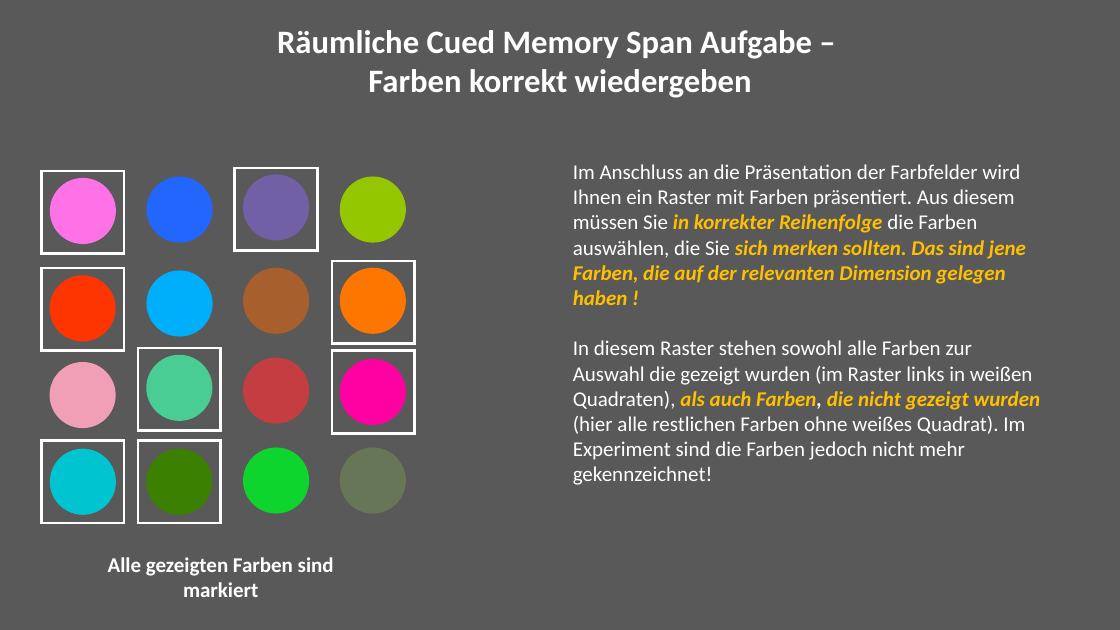
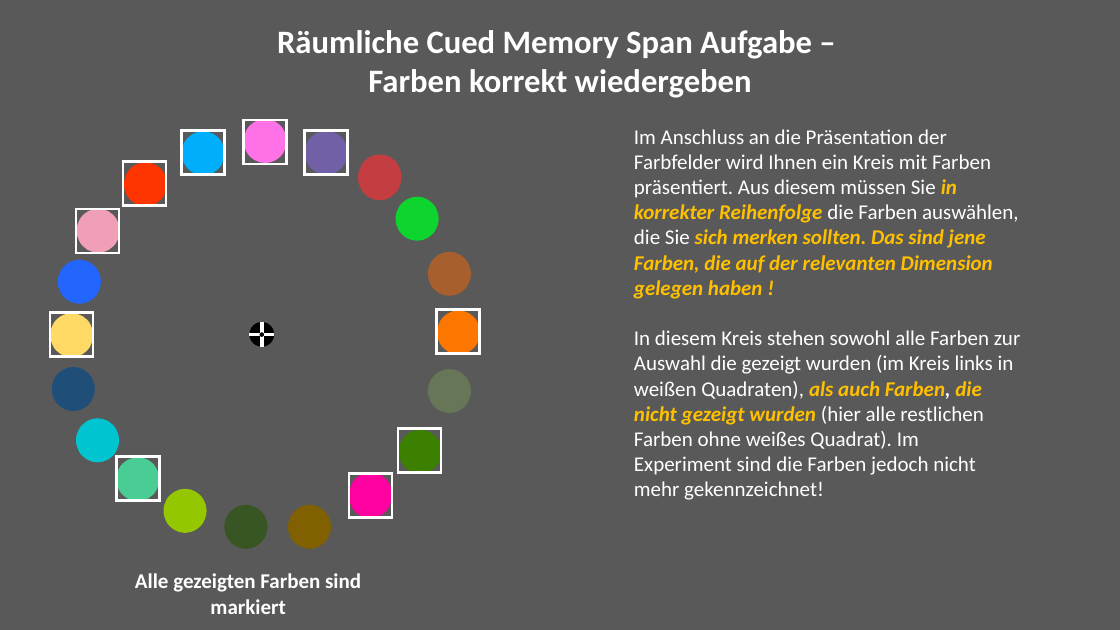
Before and after one commit to jgman86/neurocognitive-psychometrics, a slide deck: slide 9 of M3-ExpSpatial/Instructions/Instructions_spatial.pptx. Drawn at 1120x630 pixels with LibreOffice and Linux fonts; fonts in the diff are those of the drawing. Boxes give left, top, right and bottom in pixels: in the first picture for what was removed or moved away, otherwise in the second. Text is boxed around its words. In the diff, an @@ line names an element or a change of style, - is before the commit and + after.

```diff
--- a/M3-ExpSpatial/Instructions/Instructions_spatial.pptx
+++ b/M3-ExpSpatial/Instructions/Instructions_spatial.pptx
@@ ellipse: place and size @@
-ellipse at bbox=[50, 178, 116, 245]
+ellipse at bbox=[244, 119, 287, 163]
@@ ellipse: place and size @@
-ellipse at bbox=[146, 271, 213, 337]
+ellipse at bbox=[181, 131, 224, 175]
@@ rectangle: place and size @@
-rectangle at bbox=[235, 168, 318, 250]
+rectangle at bbox=[244, 120, 287, 164]
@@ ellipse: place and size @@
-ellipse at bbox=[243, 175, 309, 241]
+ellipse at bbox=[305, 131, 348, 175]
@@ text at bbox=[634, 129, 1021, 500]: text changed @@
-Im Anschluss an die Präsentation der Farbfelder wird Ihnen ein Raster mit Farben präsentiert. Aus diesem müssen Sie in korrekter Reihenfolge die Farben auswählen, die Sie sich merken sollten. Das sind jene Farben, die auf der relevanten Dimension gelegen haben !
-In diesem Raster stehen sowohl alle Farben zur Auswahl die gezeigt wurden (im Raster links in weißen Quadraten), als auch Farben, die nicht gezeigt wurden (hier alle restlichen Farben ohne weißes Quadrat). Im Experiment sind die Farben jedoch nicht mehr gekennzeichnet!
+Im Anschluss an die Präsentation der Farbfelder wird Ihnen ein Kreis mit Farben präsentiert. Aus diesem müssen Sie in korrekter Reihenfolge die Farben auswählen, die Sie sich merken sollten. Das sind jene Farben, die auf der relevanten Dimension gelegen haben !
+In diesem Kreis stehen sowohl alle Farben zur Auswahl die gezeigt wurden (im Kreis links in weißen Quadraten), als auch Farben, die nicht gezeigt wurden (hier alle restlichen Farben ohne weißes Quadrat). Im Experiment sind die Farben jedoch nicht mehr gekennzeichnet!
@@ ellipse: place and size @@
-ellipse at bbox=[50, 276, 116, 342]
+ellipse at bbox=[124, 162, 167, 206]
@@ rectangle: place and size @@
-rectangle at bbox=[41, 171, 124, 254]
+rectangle at bbox=[124, 161, 166, 205]
@@ ellipse: place and size @@
-ellipse at bbox=[243, 358, 309, 424]
+ellipse at bbox=[358, 156, 401, 200]
@@ rectangle: place and size @@
-rectangle at bbox=[138, 440, 220, 523]
+rectangle at bbox=[76, 209, 119, 253]
@@ ellipse: place and size @@
-ellipse at bbox=[243, 448, 309, 514]
+ellipse at bbox=[396, 197, 439, 240]
@@ ellipse: place and size @@
-ellipse at bbox=[146, 176, 213, 243]
+ellipse at bbox=[58, 260, 101, 303]
@@ ellipse: place and size @@
-ellipse at bbox=[243, 268, 309, 334]
+ellipse at bbox=[428, 252, 471, 296]
@@ rectangle: place and size @@
-rectangle at bbox=[41, 268, 124, 350]
+rectangle at bbox=[50, 313, 93, 356]
@@ ellipse: place and size @@
-ellipse at bbox=[340, 268, 407, 334]
+ellipse at bbox=[437, 311, 480, 355]
@@ rectangle: place and size @@
-rectangle at bbox=[332, 261, 414, 344]
+rectangle at bbox=[437, 309, 480, 353]
@@ rectangle removed at bbox=[138, 348, 220, 430] @@
@@ group added at bbox=[250, 322, 275, 347]: 2 ellipses, 2 lines @@
@@ ellipse: place and size @@
-ellipse at bbox=[50, 362, 116, 429]
+ellipse at bbox=[52, 367, 95, 411]
@@ ellipse at bbox=[52, 367, 95, 411]: fill #F19FB6 to #1F4E79 @@
@@ ellipse: place and size @@
-ellipse at bbox=[340, 448, 407, 514]
+ellipse at bbox=[428, 369, 471, 413]
@@ ellipse: place and size @@
-ellipse at bbox=[50, 449, 116, 515]
+ellipse at bbox=[76, 418, 119, 462]
@@ rectangle: place and size @@
-rectangle at bbox=[332, 350, 414, 433]
+rectangle at bbox=[398, 429, 441, 472]
@@ ellipse: place and size @@
-ellipse at bbox=[146, 449, 213, 515]
+ellipse at bbox=[399, 429, 442, 473]
@@ ellipse: place and size @@
-ellipse at bbox=[146, 355, 213, 421]
+ellipse at bbox=[116, 457, 159, 501]
@@ rectangle: place and size @@
-rectangle at bbox=[41, 440, 124, 523]
+rectangle at bbox=[116, 457, 159, 501]
@@ ellipse: place and size @@
-ellipse at bbox=[340, 359, 407, 425]
+ellipse at bbox=[349, 474, 392, 518]
@@ group added at bbox=[50, 131, 402, 549]: 6 ellipses, 3 rectangles @@
@@ ellipse: place and size @@
-ellipse at bbox=[340, 176, 407, 243]
+ellipse at bbox=[164, 489, 207, 533]
@@ text "Alle gezeigten Farben sind markiert": place and size @@
-text "Alle gezeigten Farben sind markiert" at bbox=[108, 557, 334, 597]
+text "Alle gezeigten Farben sind markiert" at bbox=[135, 573, 361, 614]
```
Also in this commit, not shown: 13 other slides changed, 2 slides added, 1 slide removed.
